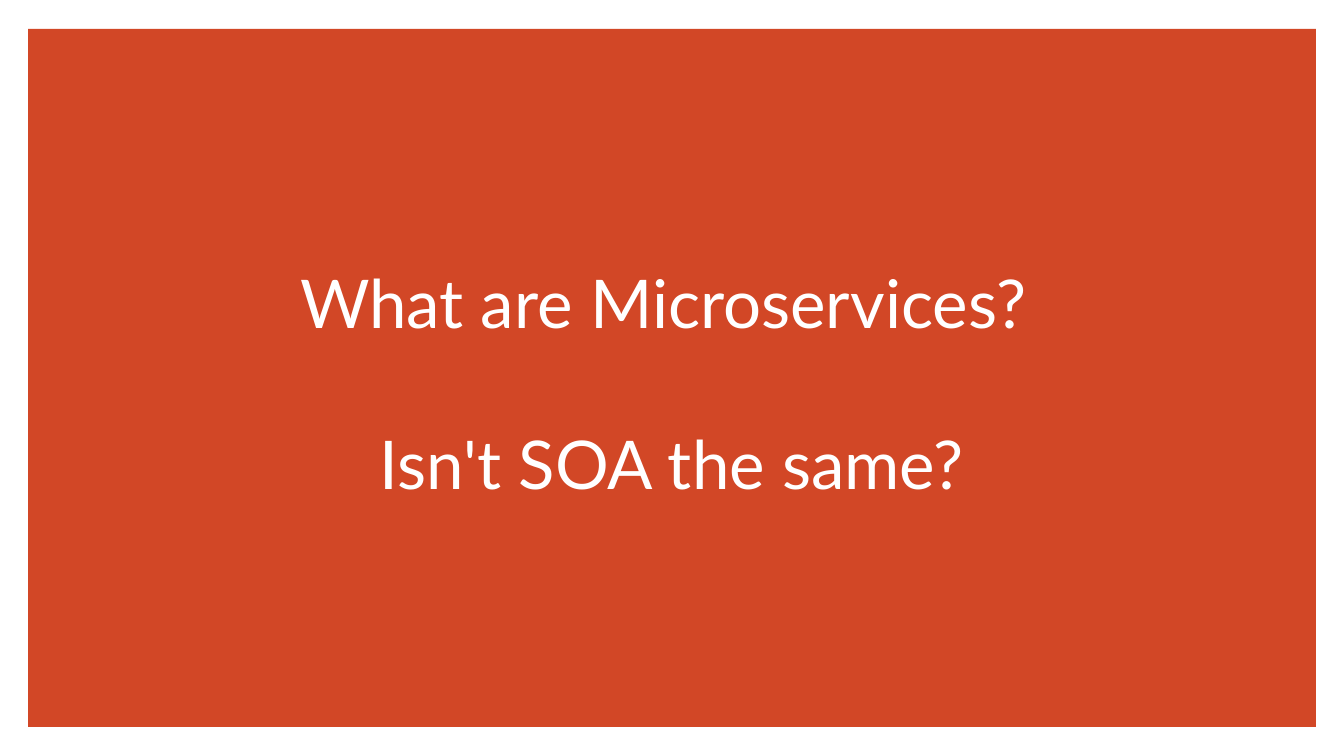
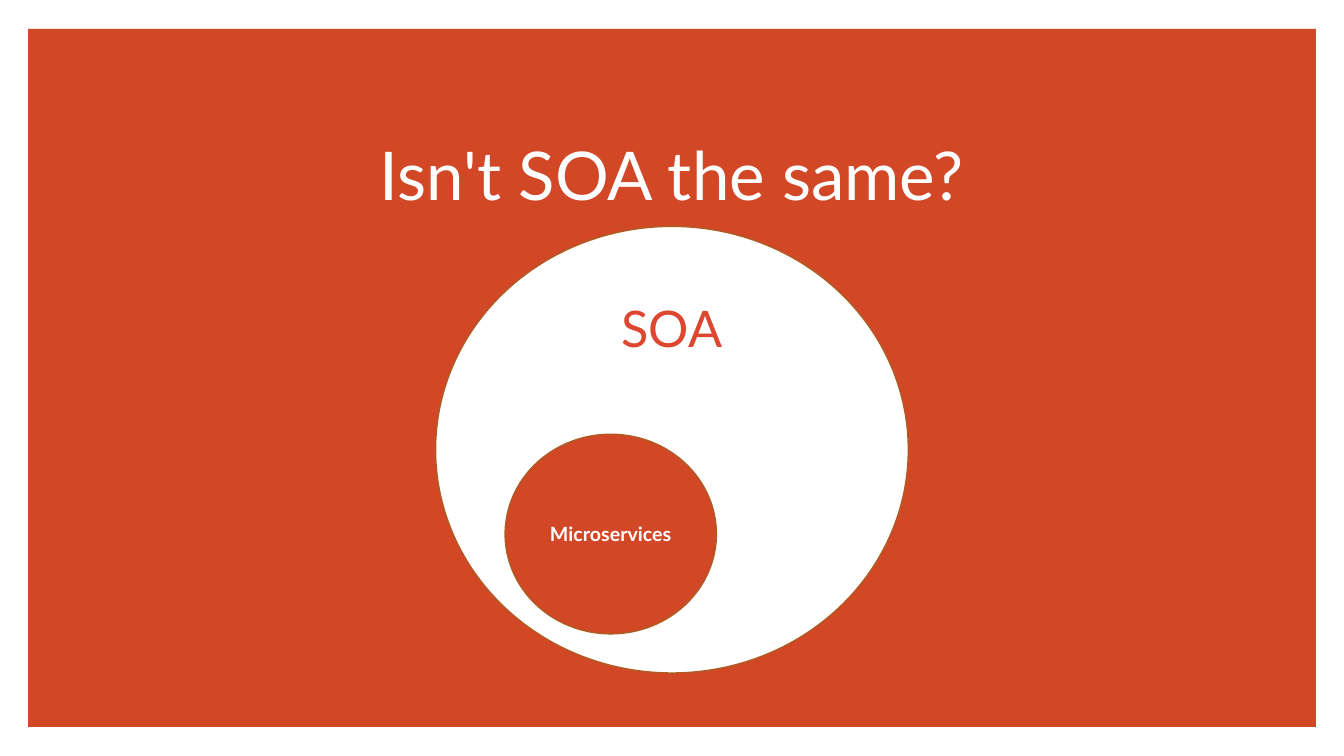
Before and after one commit to brianperera/EasyMaintain, a slide deck: slide 5 of Documents/MicroServices.pptx (slide 3 before the commit). Drawn at 1344x756 pixels with LibreOffice and Linux fonts; fonts in the diff are those of the drawing. Boxes give left, top, right and bottom in pixels: in the first picture for what was removed or moved away, otherwise in the second. Text is boxed around its words. In the diff, an @@ line names an element or a change of style, - is before the commit and + after.

```diff
--- a/Documents/MicroServices.pptx
+++ b/Documents/MicroServices.pptx
@@ title "Isn't SOA the same?" at box(380, 150, 964, 201): vertical alignment middle to top @@
@@ title at box(380, 150, 964, 201): text changed @@
-What are Microservices?
-Isn't SOA the same?
+Isn't SOA the same?
@@ ellipse added at box(436, 227, 908, 674), fill #FFFFFF, outline #AF5C24 1 pt, 36 pt, text #DD462F @@
+SOA
@@ ellipse added at box(505, 435, 717, 634), fill #D24726, outline #AF5C24 1 pt, 14 pt, text #FFFFFF, bold @@
+Microservices
```
Also in this commit, not shown: 8 other slides changed, 1 slide added.
